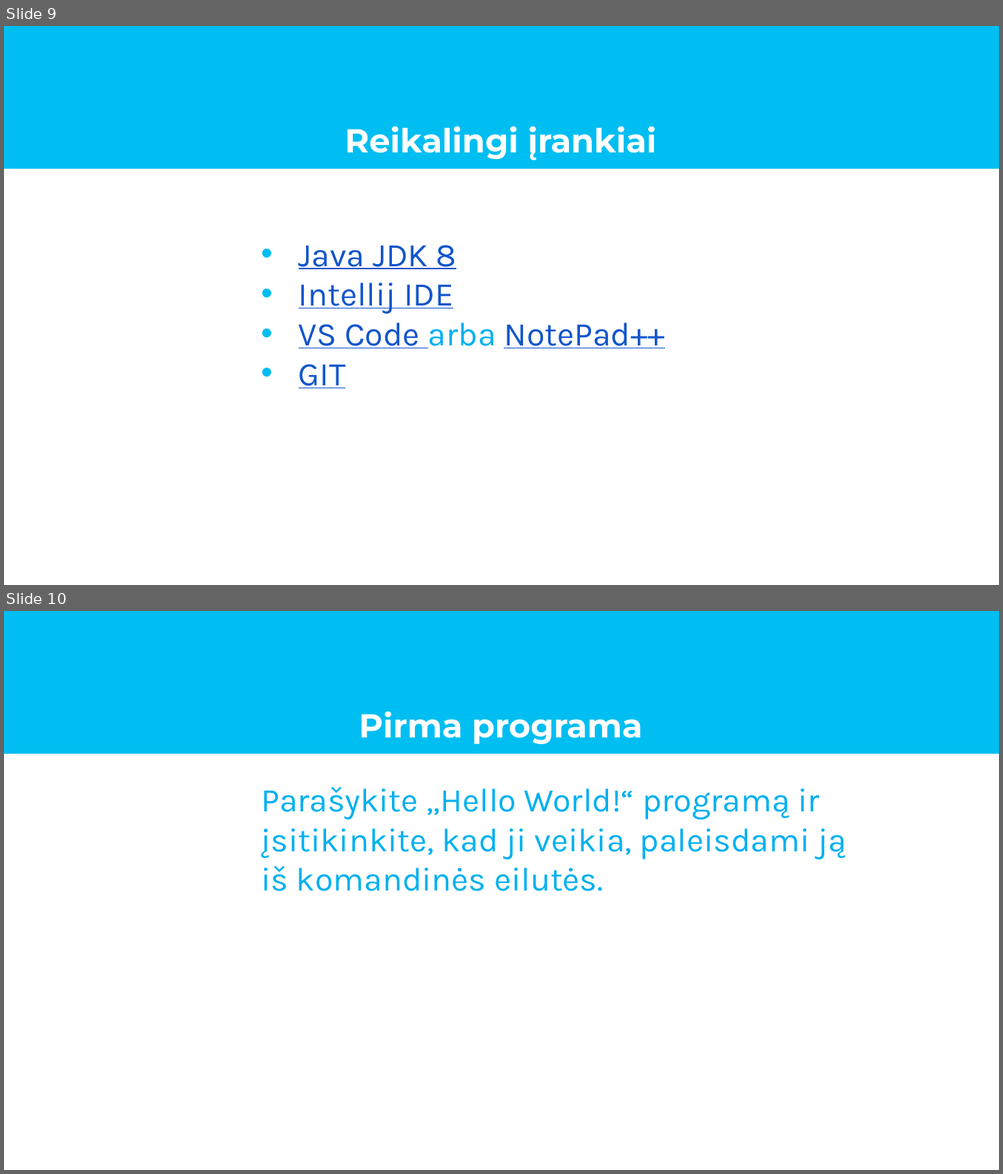
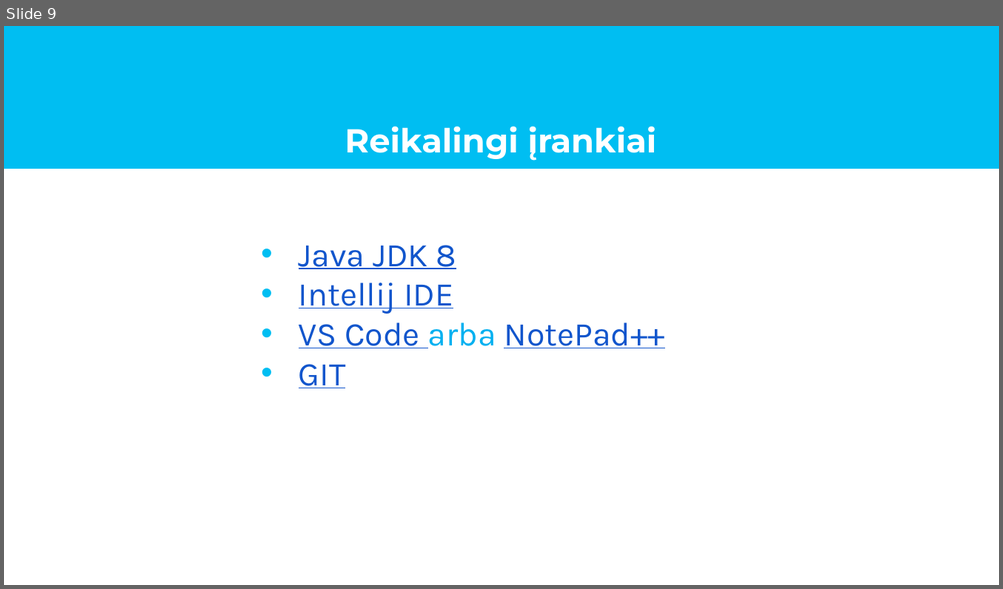
Before and after one commit to vcka/code-academy-java-kursai, a slide deck: introduction/ivadas.pptx. Shown one above the other, each under a label of ours: slides 9 and 10 before the commit, slide 9 after it. The pictures are 1003x1174 and 1003x589 pixels, drawn with LibreOffice and Linux fonts; fonts in the diff are those of the drawing; background and template pictures are left out. Boxes give left, top, right and bottom in pixels: in the first picture for what was removed or moved away, otherwise in the second. Text is boxed around its words. In the diff, an @@ line names an element or a change of style, - is before the commit and + after.

```diff
--- a/introduction/ivadas.pptx
+++ b/introduction/ivadas.pptx
@@ slide 10 removed at [4, 611, 999, 1170], background picture (left out); not listed: 1 template element that a slide beside it also shows @@
@@ title removed at [358, 711, 642, 744] @@
-Pirma programa
@@ text removed at [261, 787, 846, 891] @@
-Parašykite „Hello World!“ programą ir įsitikinkite, kad ji veikia, paleisdami ją iš komandinės eilutės.
```
Also in this commit, not shown: 1 slide changed, 1 other slide removed.
